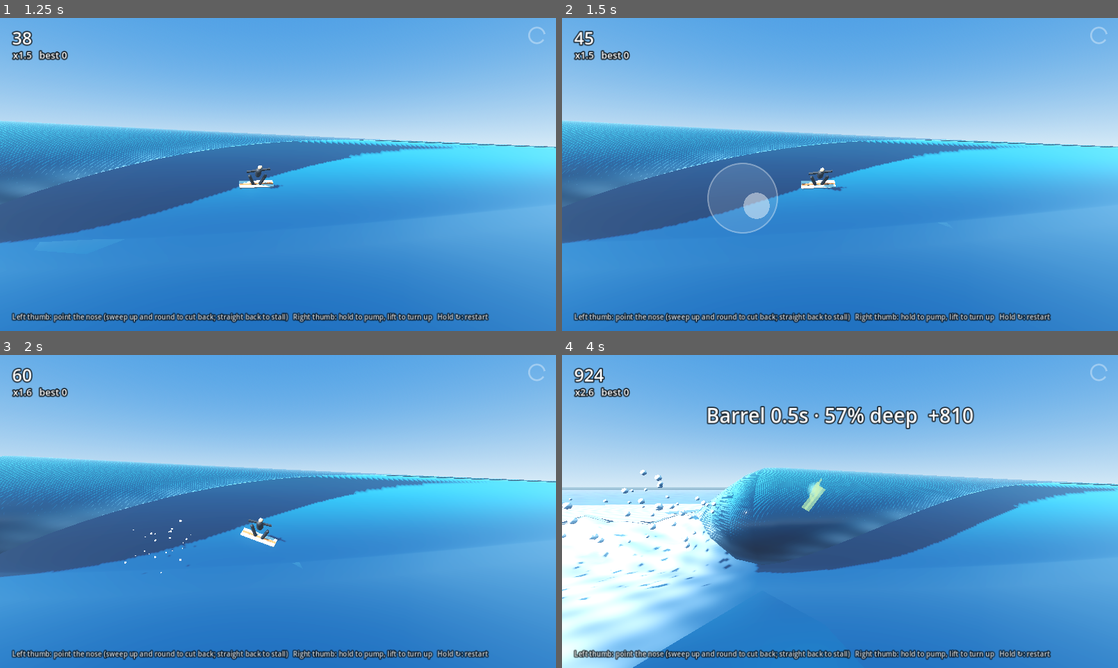
Above: before the commit, frames 1-4 (two rows, left to right).
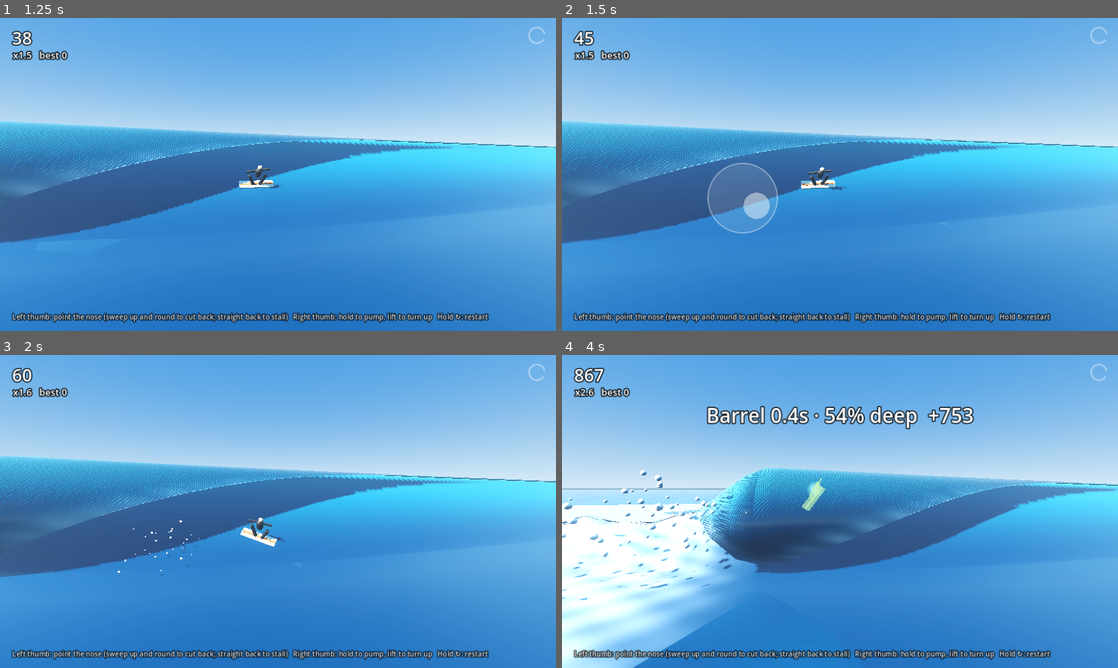
Above: after the commit, the same moments.

Repository: APDos/Swell-rider
Game: Godot game, scene res://main.tscn
The game is run twice, just before and just after one commit, with the same random seed, the same clock (stepped at 60 frames per second) and the same inputs.
Inputs (mouse positions are in pixels of both pictures, inside the frame that each line leads up to):
- Up to frame 1 (1.25 s): move the mouse to (400, 158) at 0.52 s; click (400, 158) at 0.67 s
- Up to frame 2 (1.5 s): drag from (728, 190) to (812, 237) at 1.27 s
- Up to frame 3 (2 s): no input
- Up to frame 4 (4 s): move the mouse to (895, 442) at 2.02 s; click (895, 442) at 2.17 s; drag from (812, 574) to (673, 464) at 2.77 s; move the mouse to (1006, 558) at 3.52 s; click (1006, 558) at 3.67 s

Frame 1 is identical in both runs. In frame 2, less than 0.1% of the frame differs, in the area x 17-51%, y 37-56%; in frame 3, 0.3%; in frame 4, 2.0%, in the area x 0-100%, y 4-100%.

Commit message:
Stick sensitivity: small slow slides are small adjustments, flicks are full turns
A recorded ride showed a slow 34 px slide down diving the board to -45 deg and
off the bottom of the wave: any push past 36 px was full strength, and a carve
always aimed at the thumb's full angle. Now a slow push ramps to full over most
of the stick (FULL 0.85) and the carve targets the thumb's angle times the
push, without slowing the turn, so corrections stay quick. A quick move
(45 px in 3 ticks) is full strength at once, except near the middle, so
crossing the stick after a cutback still turns you the short way.

Co-Authored-By: Claude Opus 5.5 <noreply@anthropic.com>

Diff:
--- a/scripts/surfer.gd
+++ b/scripts/surfer.gd
@@ -320,10 +320,13 @@
 		if _stall_hold:
 			stall = strength
 		elif absf(want) <= PI / 2.0 and absf(diff) <= PI / 2.0:
-			# Ahead of you: carve round to it, capped short of vertical. Coming
-			# out of a turn-around the nose keeps the cutback's pace.
+			# Ahead of you: carve round to it, capped short of vertical. How far
+			# you push is how far round: a small push angles the board part way
+			# toward your thumb (a small adjustment), a full one all the way.
+			# Coming out of a turn-around the nose keeps the cutback's pace.
 			var cap := CUTBACK_TURN if absf(phi) > MAX_PHI else TURN
-			target_rate = clampf((clampf(want, -MAX_PHI, MAX_PHI) - phi) * AIM_GAIN, -1.0, 1.0) * cap * strength
+			var target := clampf(want, -MAX_PHI, MAX_PHI) * strength
+			target_rate = clampf((target - phi) * AIM_GAIN, -1.0, 1.0) * cap
 		else:
 			# Behind you, or a sweep that's gone further round: the nose follows
 			# the thumb's sweep, the same way round, past vertical. A reverse C
--- a/scripts/touch.gd
+++ b/scripts/touch.gd
@@ -6,13 +6,20 @@
 ##   first moment the stick's centre follows it. Ahead of the board it carves; behind it, the nose swings round
 ##   (sweep a reverse C up and round for a cutback); straight back with the
 ##   board running level is the stall. In the air, sideways spins.
+##   How far you push is how much: a small slide is a small adjustment (the
+##   board angles only part way toward your thumb), a long one is the full
+##   turn. A quick move (a flick, FLICK_PX within FLICK_TICKS) is the full
+##   turn at once, however short, until the thumb comes back to the middle.
 ## - Right half: hold to pump (drive), lift your thumb to turn off the bottom.
 ## - After a wipeout, a tap paddles back out. Mid-ride, hold the ↻ corner.
 ## main.gd reads aim, pump, restart_down and consume_tap() each physics tick.
 
 const RADIUS := 80.0        # px (viewport): size of the drawn stick; the centre follows your thumb past it
 const DEADZONE := 0.15      # of RADIUS: smaller than this is no input
-const FULL := 0.45          # of RADIUS: a push this long is already full strength
+const FULL := 0.85          # of RADIUS: a slow push this long is full strength; shorter is part way (a small adjustment)
+const FLICK_PX := 45.0      # px (viewport) the thumb must travel...
+const FLICK_TICKS := 3      # ...within this many physics ticks (~0.05 s) to be a flick: full strength at once...
+const FLICK_FULL := 0.45    # ...once it's this far out (of RADIUS). Nearer the middle it's a light push even in a flick, so the thumb crossing the middle still reads as crossing (surfer.SWEEP_PUSH)
 const SETTLE_TICKS := 7     # physics ticks (~0.12 s) after touch-down that the thumb is still settling...
 const SETTLE_PX := 45.0     # ...as long as it stays this close (px, viewport) to where it landed: the stick's centre follows it, so a still thumb steers nothing. Further, sooner, is a real flick, measured from where it landed.
 const RESTART_SIZE := Vector2(120, 100)   # the ↻ hold area, top-right corner
@@ -32,6 +39,8 @@
 var _stick_down := Vector2.ZERO   # where the left thumb landed
 var _stick_down_tick := 0
 var _stick_settled := false       # past the settling moment: the centre stays put
+var _flick := false               # this push started with a quick move: full strength until the thumb is back in the middle
+var _stick_hist: Array[Vector2] = []   # the thumb's position at each of the last FLICK_TICKS physics ticks
 var _pump_id := -1
 var _pump_pos := Vector2.ZERO
 var _restart_id := -1
@@ -97,6 +106,8 @@
 					_stick_down = p
 					_stick_down_tick = Engine.get_physics_frames()
 					_stick_settled = false
+					_flick = false
+					_stick_hist.clear()
 			elif _pump_id == -1:
 				_pump_id = event.index
 				_pump_pos = p
@@ -127,6 +138,9 @@
 				else:
 					_stick_settled = true   # a quick flick: it counts from where the thumb landed
 					_stick_origin = _stick_down
+					_flick = true
+			if not _stick_hist.is_empty() and _stick_pos.distance_to(_stick_hist[0]) >= FLICK_PX:
+				_flick = true
 			var off := _stick_pos - _stick_origin
 			# Past the edge, the stick's centre follows your thumb, so turning
 			# back the other way responds straight away.
@@ -141,14 +155,27 @@
 
 
 ## v: stick offset in units of RADIUS, screen y down. The direction is kept
-## exactly (it's where the nose should point); a short push (FULL of the
-## radius) is already full strength.
+## exactly (it's where the nose should point). The length is how much: it
+## ramps up to full at FULL of the radius, or is full at once after a flick.
 func _set_stick(v: Vector2) -> void:
 	var len := minf(v.length(), 1.0)
 	if len < DEADZONE:
 		aim = Vector2.ZERO
+		_flick = false   # back in the middle: the next push is measured afresh
 	else:
-		aim = Vector2(v.x, -v.y).normalized() * clampf((len - DEADZONE) / (FULL - DEADZONE), 0.0, 1.0)
+		var amount := clampf((len - DEADZONE) / (FULL - DEADZONE), 0.0, 1.0)
+		if _flick and len >= FLICK_FULL:
+			amount = 1.0
+		aim = Vector2(v.x, -v.y).normalized() * amount
+
+
+## Remember where the thumb was each tick, to tell a flick from a slow slide.
+func _physics_process(_dt: float) -> void:
+	if _stick_id == -1:
+		return
+	_stick_hist.append(_stick_pos)
+	while _stick_hist.size() > FLICK_TICKS:
+		_stick_hist.pop_front()
 
 
 func _on_draw() -> void:
--- a/tests/test_controls.gd
+++ b/tests/test_controls.gd
@@ -28,6 +28,7 @@
 	await _corner_hold_resets()
 	await _tap_after_wipeout_paddles_out()
 	await _settling_thumb_is_neutral()
+	await _small_slide_is_a_small_adjustment()
 	await _pointing_down_is_not_a_pump()
 	await _right_thumb_pumps()
 	await _pump_drives_then_rises()
@@ -683,6 +684,44 @@
 		_fail("a quick flick right after touching down should steer at once (aim %s)" % flick)
 
 
+## Sensitivity: a small, slow slide is a small adjustment; a quick move (a
+## flick, barely bigger) is the full turn. From a recorded ride: a slow 34 px
+## slide down-right dove the board to -45° and off the bottom of the wave.
+## Recorded thumbs: small adjustments and a settling thumb move at most ~36 px
+## in 3 ticks, real flicks 45-175 px.
+func _small_slide_is_a_small_adjustment() -> void:
+	var result := {}
+	for quick in [false, true]:
+		await _ride_setup(60.0)
+		var s = main.surfer
+		var t0: float = s.t
+		var dir := Vector2(0.71, 0.71)   # down the face and down the line, screen y down
+		_thumb_down()
+		for i in 12:   # let it settle (touch.SETTLE_TICKS), as in the recording
+			await physics_frame
+		if quick:
+			_drag(0, _left + dir * 50.0)
+			await physics_frame
+		else:
+			for i in 10:   # 34 px over 10 ticks
+				_drag(0, _left + dir * 3.4 * float(i + 1))
+				await physics_frame
+		var steepest := 0.0
+		for i in 45:
+			await physics_frame
+			steepest = minf(steepest, s.heading())
+		_thumb_up()
+		result[quick] = [steepest, t0 - s.t]
+	var slow: Array = result[false]
+	var fast: Array = result[true]
+	if slow[0] < deg_to_rad(-25.0):
+		_fail("a small slow slide down should only angle the board down a little (it went to %.0f°)" % rad_to_deg(slow[0]))
+	if fast[0] > deg_to_rad(-38.0):
+		_fail("a quick flick should be the full turn (only reached %.0f°)" % rad_to_deg(fast[0]))
+	if slow[1] > 0.6 * fast[1]:
+		_fail("a small slow slide down should drop you down the face far less than a flick (%.2f vs %.2f)" % [slow[1], fast[1]])
+
+
 ## A player with no thumb on the stick.
 class NoSteer:
 	func aim(_surfer) -> Vector2:
Not shown, changed: CLAUDE.md
